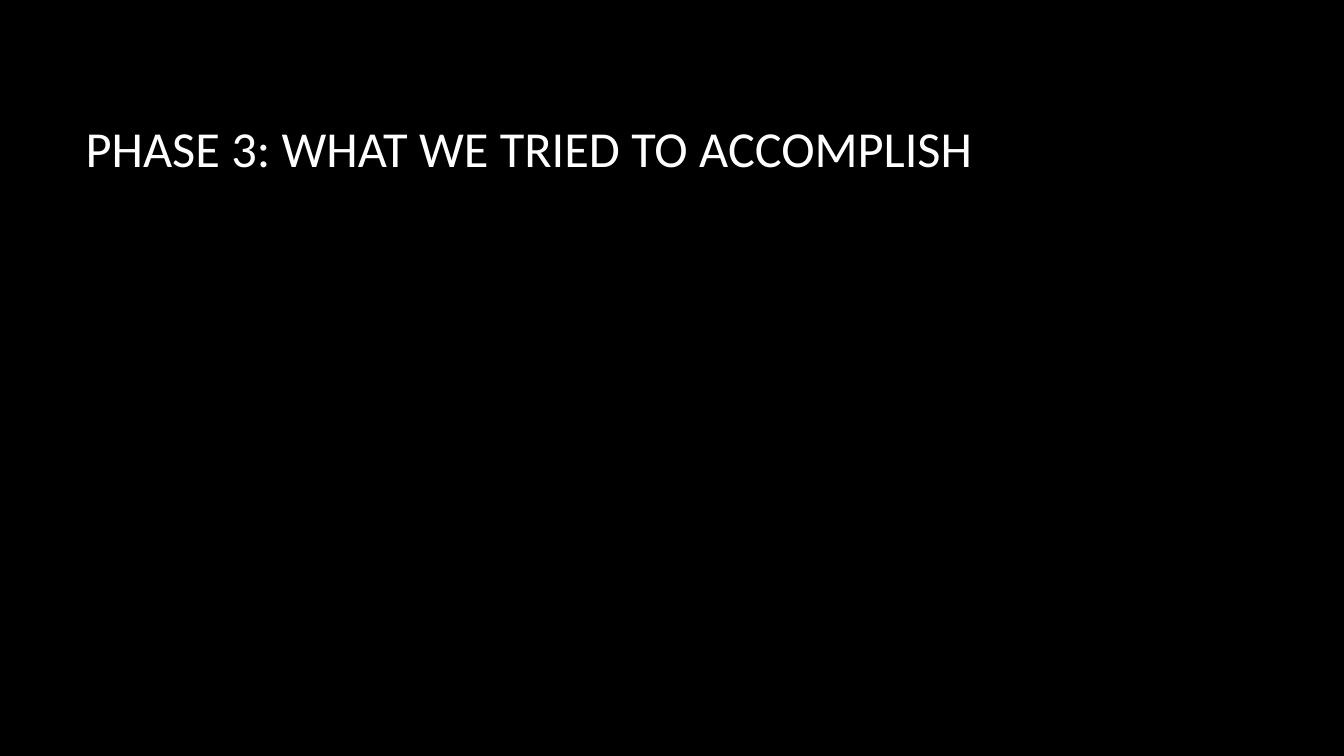
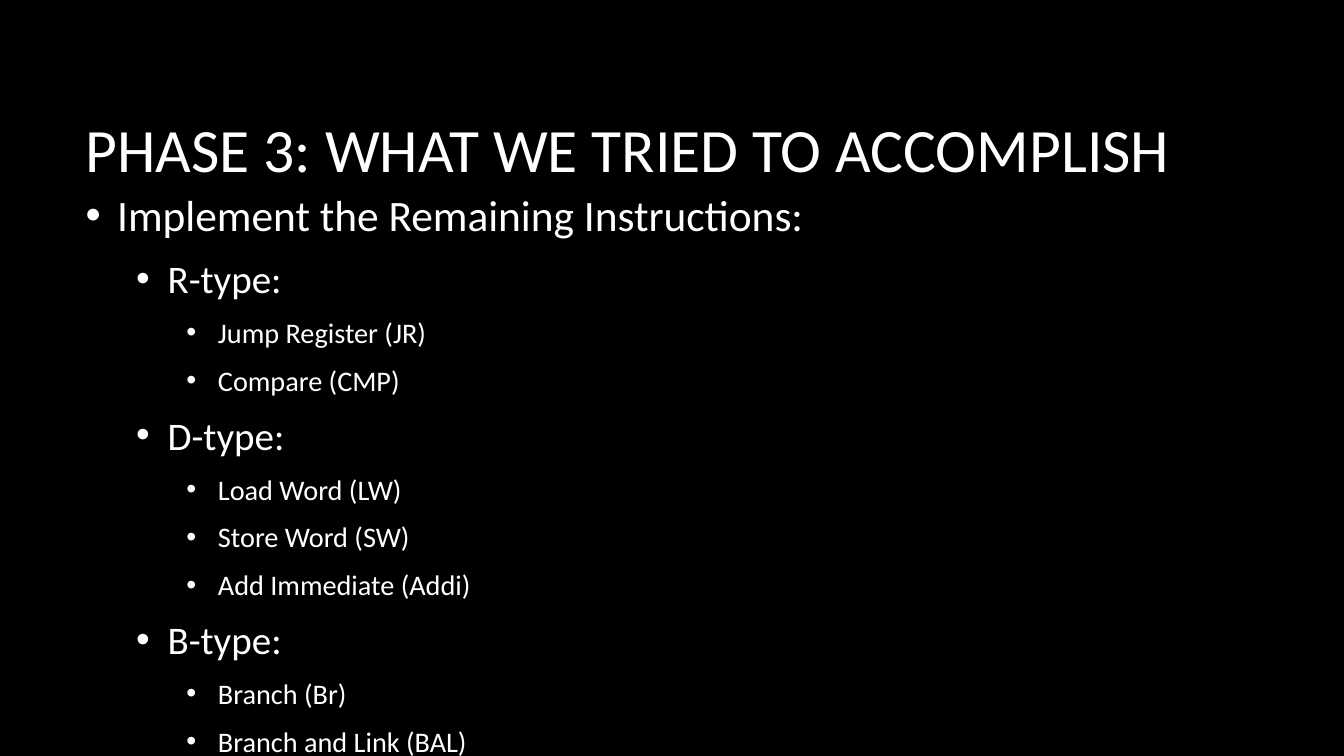
Before and after one commit to sheawinkler/230Project, a slide deck: slide 10 of Part6/The Adventurous Project of building a processor.pptx. Drawn at 1344x756 pixels with LibreOffice and Linux fonts; fonts in the diff are those of the drawing; background and template pictures are left out. Boxes give left, top, right and bottom in pixels: in the first picture for what was removed or moved away, otherwise in the second. Text is boxed around its words. In the diff, an @@ line names an element or a change of style, - is before the commit and + after.

```diff
--- a/Part6/The Adventurous Project of building a processor.pptx
+++ b/Part6/The Adventurous Project of building a processor.pptx
@@ title "PHASE 3: WHAT WE TRIED ..." at box(86, 132, 1170, 173): size 36 to 44 pt @@
@@ text added at box(117, 201, 803, 756), 20.1 pt, text #FFFFFF @@
+• Implement the Remaining Instructions:
+  • R-type:
+    • Jump Register (JR)
+    • Compare (CMP)
+  • D-type:
+    • Load Word (LW)
+    • Store Word (SW)
+    • Add Immediate (Addi)
+  • B-type:
+    • Branch (Br)
+    • Branch and Link (BAL)
```
Also in this commit, not shown: 8 other slides changed.
